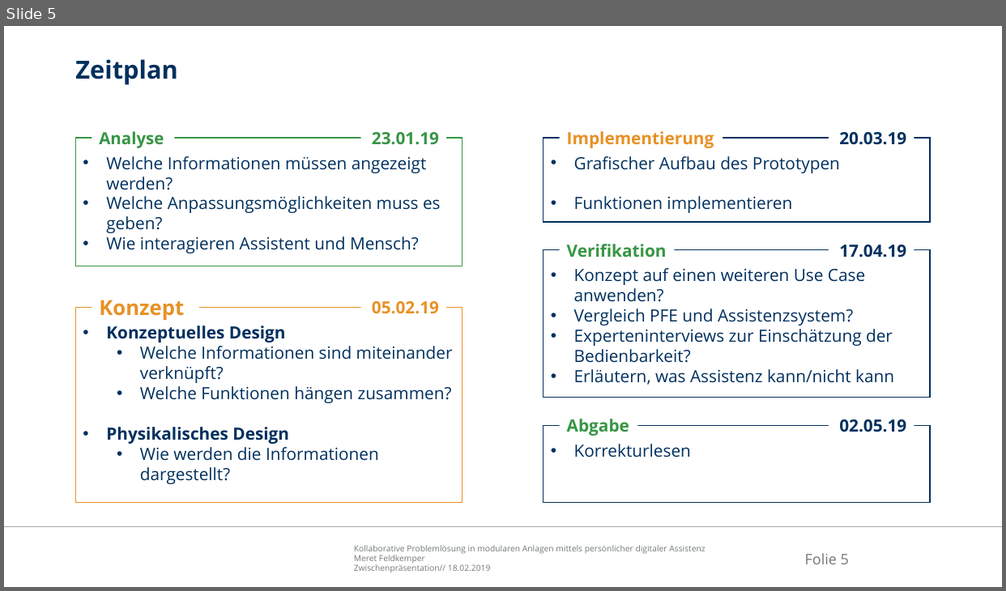
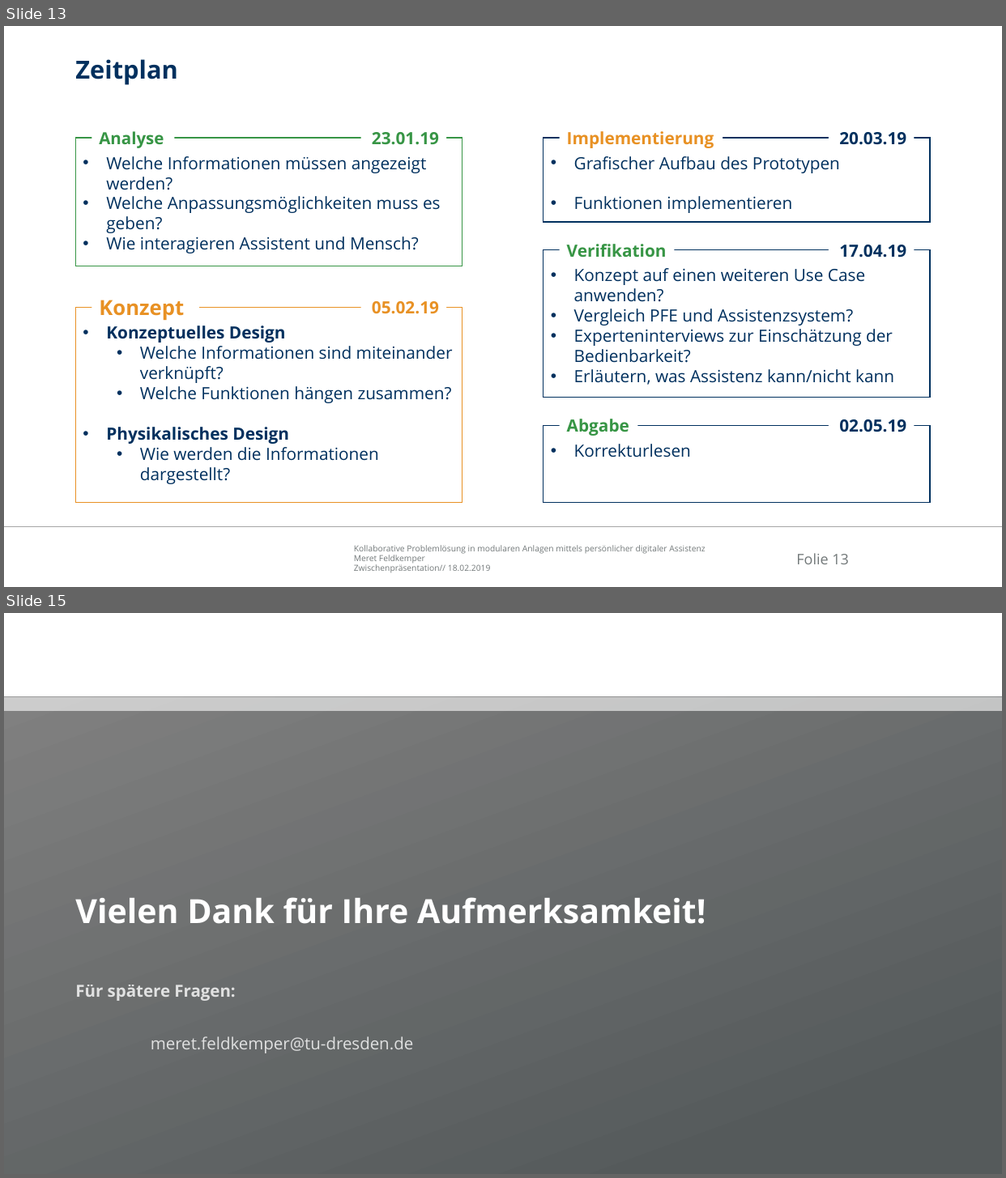
Before and after one commit to Ral3007/Diplomarbeit, a slide deck: Dokumente/Präsentationen/2019-04-29_DA_Feldkemper_Probeverteidigung.pptx. Shown one above the other, each under a label of ours: slide 5 before the commit, slides 13 and 15 after it; the slides between them are not shown. The pictures are 1006x591 and 1006x1178 pixels, drawn with LibreOffice and Linux fonts; fonts in the diff are those of the drawing; background and template pictures are left out. Boxes give left, top, right and bottom in pixels: in the first picture for what was removed or moved away, otherwise in the second. Text is boxed around its words. In the diff, an @@ line names an element or a change of style, - is before the commit and + after.

```diff
--- a/Dokumente/Präsentationen/2019-04-29_DA_Feldkemper_Probeverteidigung.pptx
+++ b/Dokumente/Präsentationen/2019-04-29_DA_Feldkemper_Probeverteidigung.pptx
@@ slide 15 added at [4, 613, 1002, 1174], background picture (left out) @@
@@ rectangle added at [4, 697, 1002, 1174], fill gradient #565A5B to #808080 @@
@@ rectangle added at [4, 697, 1002, 711], fill #FFFFFF at 60% opacity @@
@@ title added at [75, 897, 705, 924], 32 pt, text #FFFFFF, bold @@
+Vielen Dank für Ihre Aufmerksamkeit!
@@ subtitle added at [75, 985, 414, 1054], 16 pt, text #FFFFFF at 80% opacity @@
+Für spätere Fragen:
+meret.feldkemper@tu-dresden.de
@@ what was slide 5 is now slide 13 @@
@@ page number at [796, 553, 849, 565]: text changed @@
-Folie 5
+Folie 13
```
Also in this commit, not shown: 1 slide changed, 9 other slides added, 1 other file.
